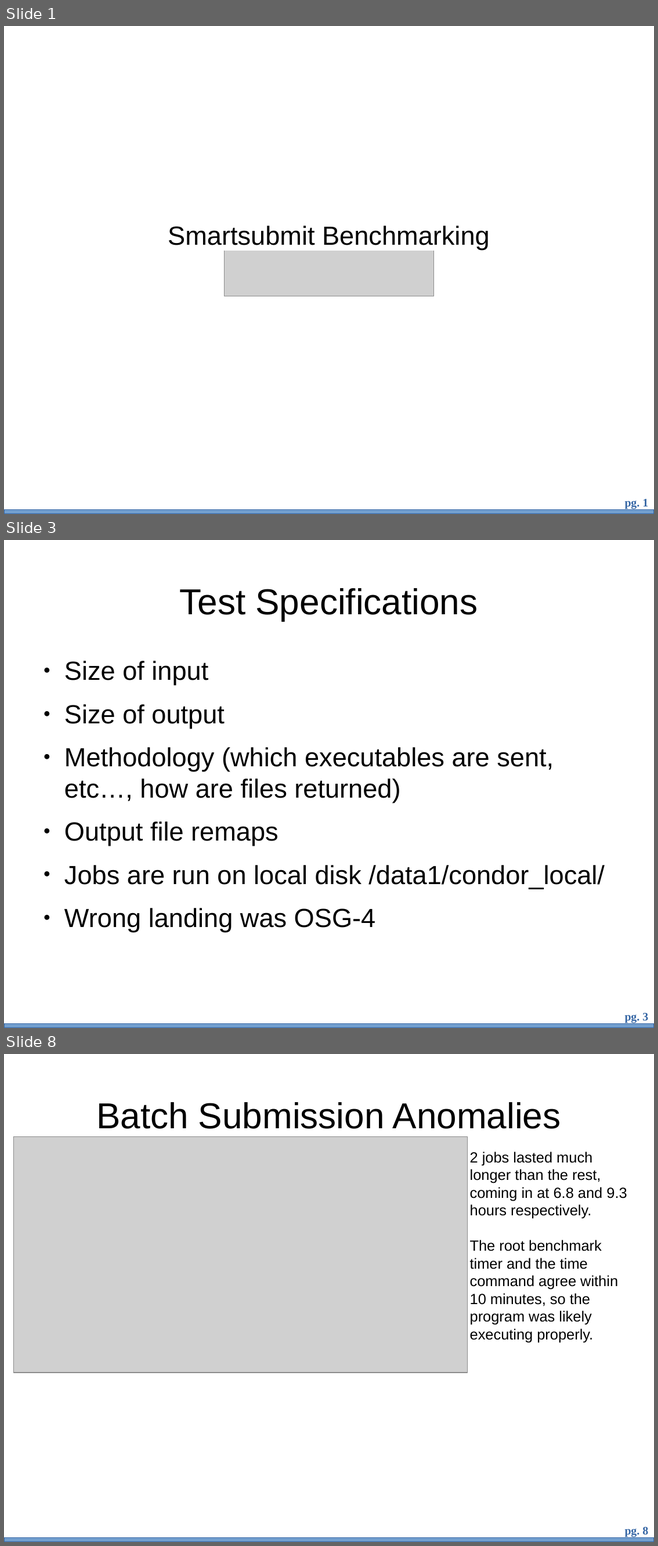
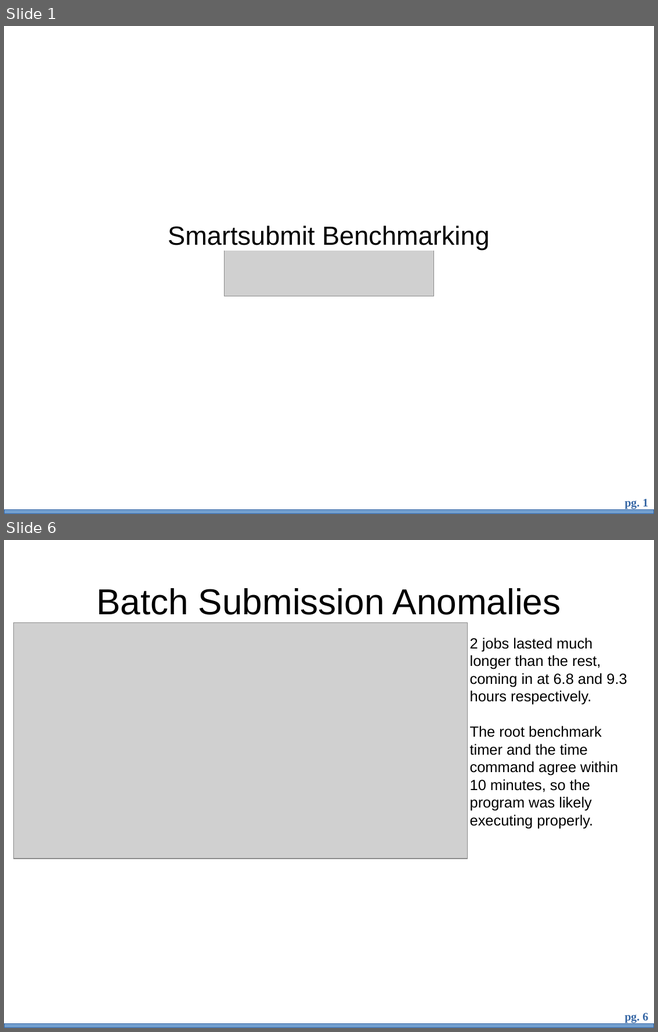
Before and after one commit to bth5032/smartsubmit, a slide deck: Presentations/benchmarking/bench.odp. Shown one above the other, each under a label of ours: slides 1, 3 and 8 before the commit, slides 1 and 6 after it; the slides between them are not shown. The pictures are 658x1546 and 658x1032 pixels, drawn with LibreOffice and Linux fonts; fonts in the diff are those of the drawing; grey boxes stand for pictures; background and template pictures are left out. Boxes give left, top, right and bottom in pixels: in the first picture for what was removed or moved away, otherwise in the second. Text is boxed around its words. In the diff, an @@ line names an element or a change of style, - is before the commit and + after.

```diff
--- a/Presentations/benchmarking/bench.odp
+++ b/Presentations/benchmarking/bench.odp
@@ slide 3 removed at box(4, 540, 654, 1028), background #FFFFFF; not listed: 2 template elements that a slide beside it also shows @@
@@ title removed at box(180, 588, 478, 621) @@
-Test Specifications
@@ text removed at box(64, 661, 604, 932) @@
-● Size of input
-● Size of output
-● Methodology (which executables are sent, etc…, how are files returned)
-● Output file remaps
-● Jobs are run on local disk /data1/condor_local/
-● Wrong landing was OSG-4
@@ what was slide 8 is now slide 6 @@
@@ page number at box(625, 1013, 648, 1023): text changed @@
-pg. 8
+pg. 6
```
Also in this commit, not shown: 3 slides changed, 3 slides added, 2 other slides removed, 2 other files.
